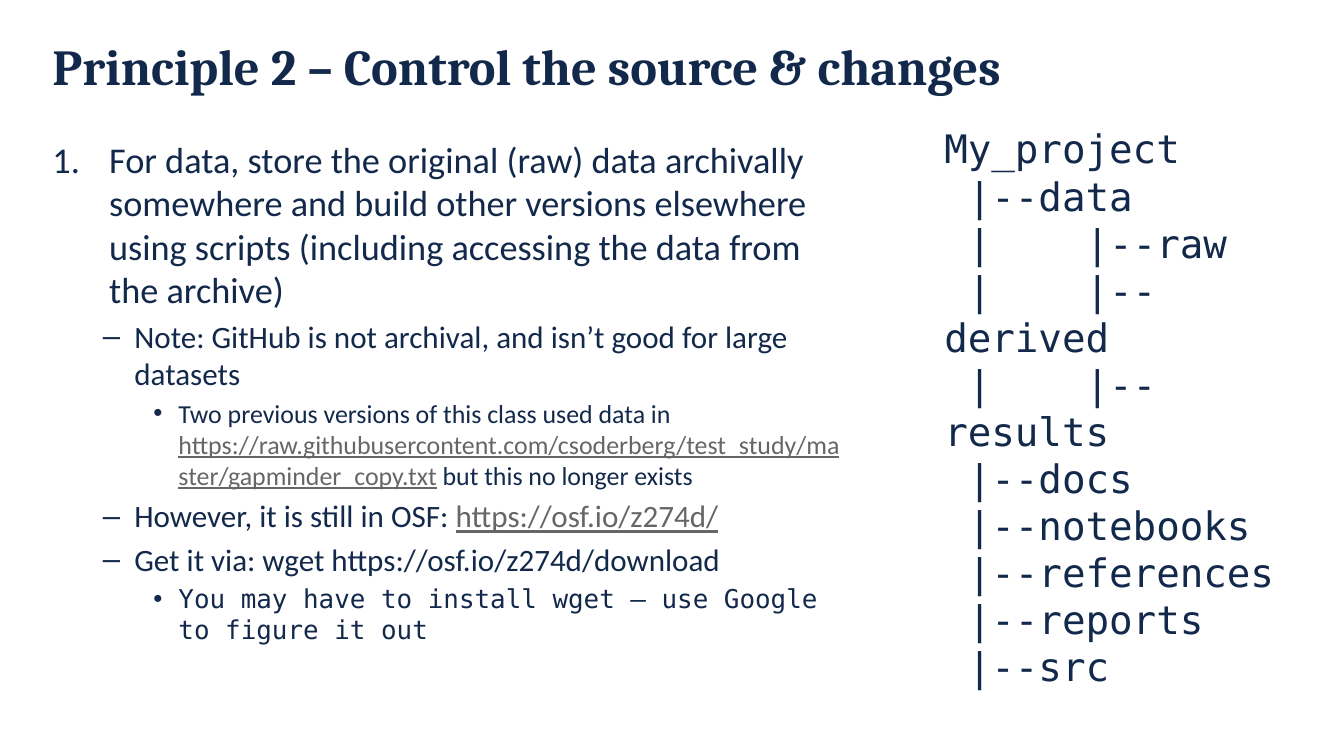
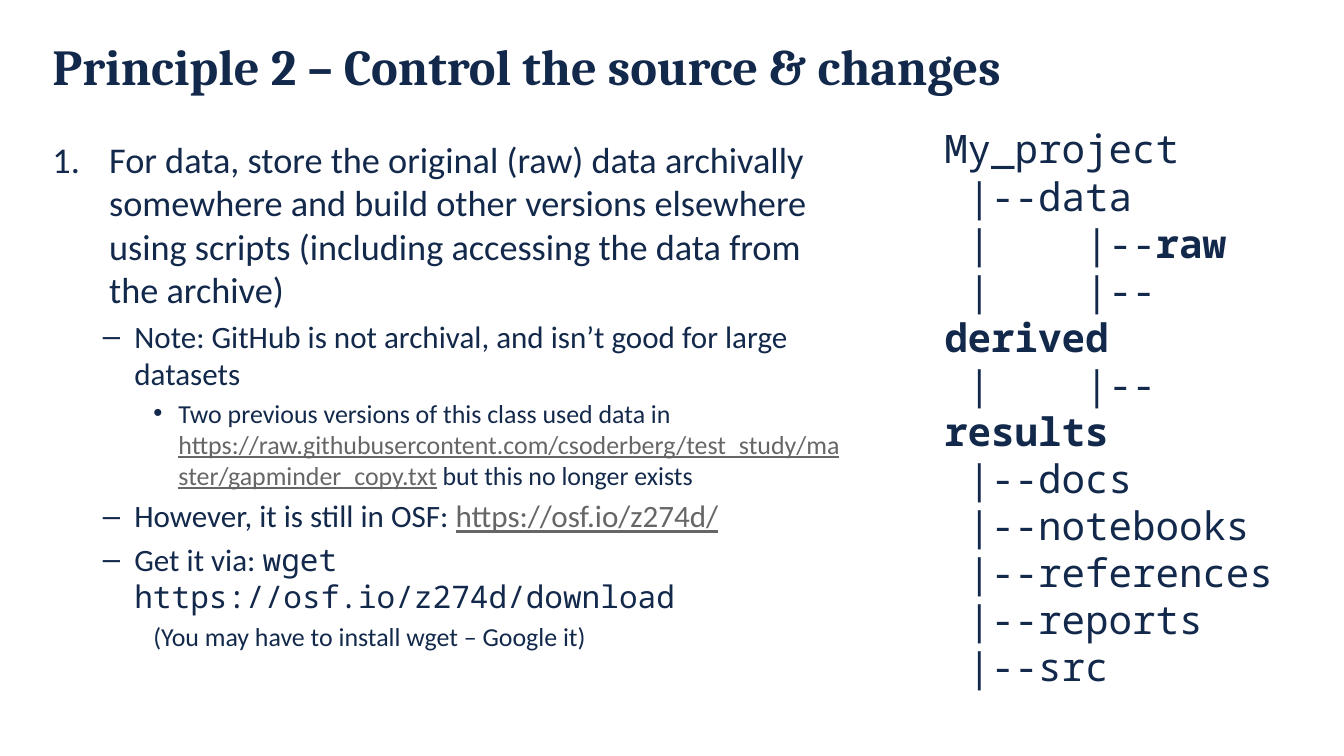
Before and after one commit to danielskatz/repro-fdtd1d, a slide deck: slide 9 of Computational_Reproducibility.pptx. Drawn at 1344x756 pixels with LibreOffice and Linux fonts; fonts in the diff are those of the drawing; background and template pictures are left out. Boxes give left, top, right and bottom in pixels: in the first picture for what was removed or moved away, otherwise in the second. Text is boxed around its words. In the diff, an @@ line names an element or a change of style, - is before the commit and + after.

```diff
--- a/Computational_Reproducibility.pptx
+++ b/Computational_Reproducibility.pptx
@@ text "My_project |--data | |--raw | ..." at box(944, 133, 1273, 644): font DejaVu Sans Mono to Noto Sans Mono; bold on in "|--raw |--derived |--results" @@
@@ text at box(134, 549, 675, 616): font Calibri to Noto Sans Mono in "wget https://osf.io/z274d/download" @@
@@ text at box(153, 627, 585, 651): text changed; font DejaVu Sans Mono to Calibri @@
-    • You may have to install wget – use Google to figure it out
+    (You may have to install wget – Google it)
```
Also in this commit, not shown: 22 other slides changed.
